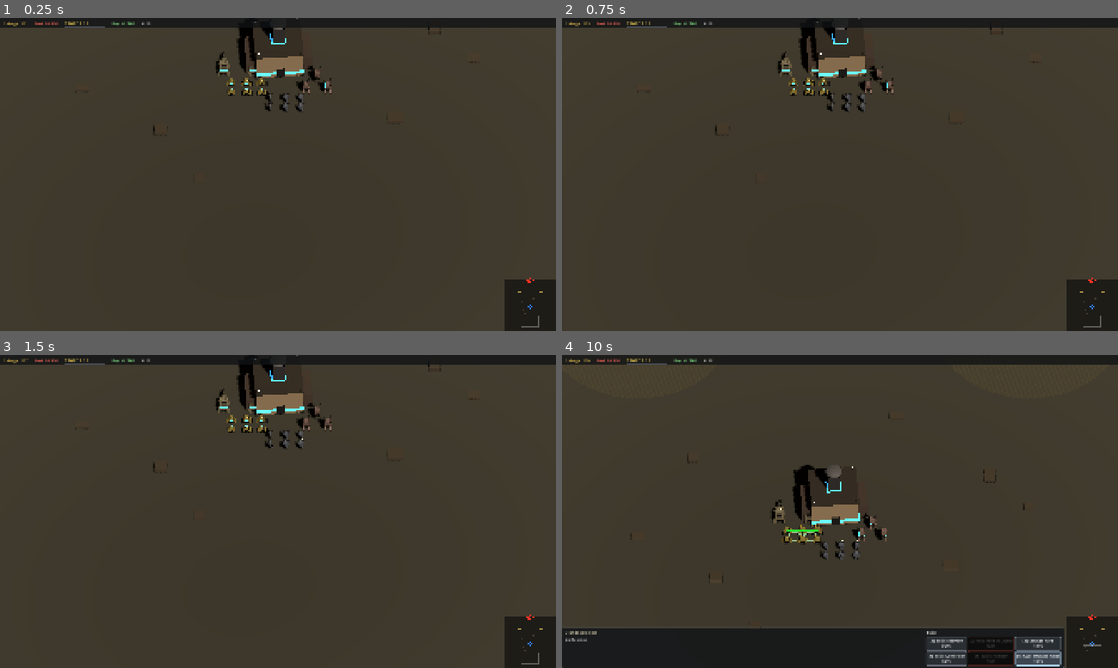
Above: before the commit, frames 1-4 (two rows, left to right).
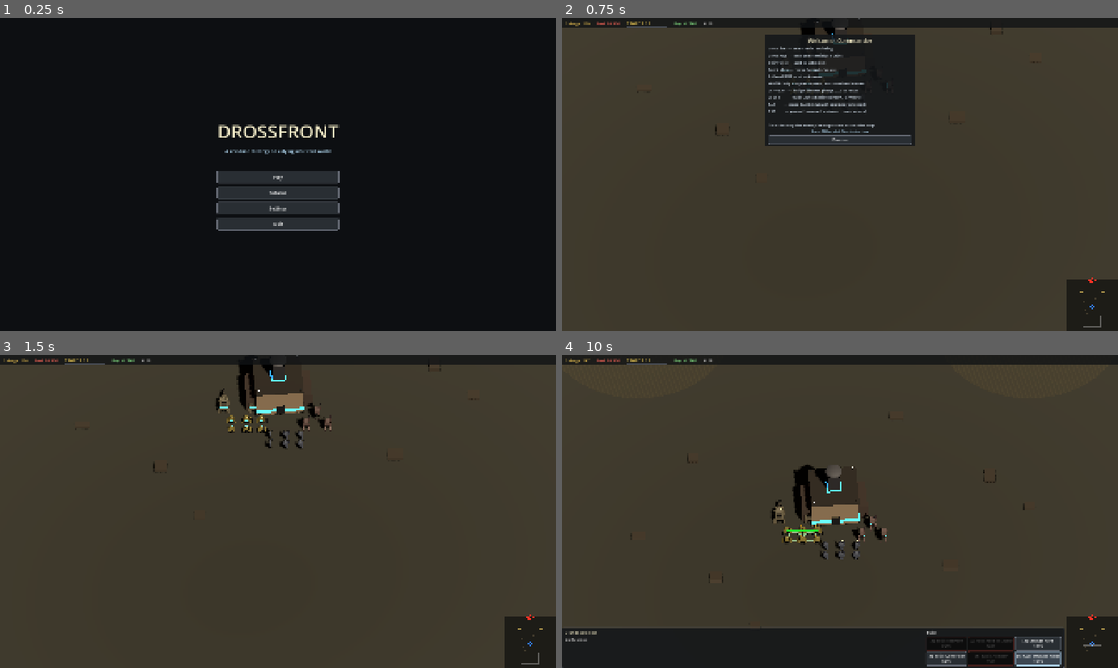
Above: after the commit, the same moments.

Repository: Alkhalim/DrossFront
Game: Godot game, scene res://scenes/main_menu.tscn
Two runs of this game, one before a commit and one after it. Both use one fixed random seed, a clock stepped at 60 frames per second and the inputs below. Before the commit the project starts from res://scenes/test_arena.tscn.
Inputs (mouse positions are in pixels of both pictures, inside the frame that each line leads up to):
- Up to frame 1 (0.25 s): no input
- Up to frame 2 (0.75 s): click (840, 193) at 0.5 s, where only the run after the commit has a clickable "Tutorial"
- Up to frame 3 (1.5 s): click (278, 477) at 1.25 s, where only the run after the commit has a clickable "Dismiss"
- Up to frame 4 (10 s): tap Enter at 2 s; drag from (1090, 642) to (895, 442) at 2.02 s; drag from (728, 527) to (812, 574) at 2.77 s; click "[3] Salvage Yard 120S" at 3.5 s; click "[4] Basic Generator 180S" at 4.25 s; click "[6] Gun Emplacement 150S" at 5 s; click "[3] Salvage Yard 120S" at 5.75 s; click "[4] Basic Generator 180S" at 6.5 s; click "[6] Gun Emplacement 150S" at 7.25 s; click "[3] Salvage Yard 120S" at 8 s; click "[4] Basic Generator 180S" at 8.75 s; click "[6] Gun Emplacement 150S" at 9.5 s

The runs differ from the first frame. In frame 1, 91% of the frame differs, in the area x 0-100%, y 0-100%; in frame 2, 8.2%; in frame 3, less than 0.1%; in frame 4, 0.4%.

Commit message:
Main menu, difficulty selection, tutorial overlay
- New MatchSettings autoload (scripts/match_settings.gd) carries the
  difficulty (EASY/NORMAL/HARD) and tutorial_mode flag from the menu
  into the match scene. Exposes get_ai_economy_multiplier() and
  get_ai_aggression_multiplier() helpers.
- New main_menu scene + script. Builds its UI in code with a dark-steel
  mini-theme matching the in-game HUD. Title block, four primary
  buttons (Play / Tutorial / Settings / Quit), plus two sub-panels:
  - Difficulty: three buttons (Easy / Normal / Hard) with descriptive
    blurbs, then jumps into the test arena via change_scene_to_file.
  - Settings: master volume slider bound to the audio bus.
- project.godot: main_scene swapped from test_arena to main_menu.tscn,
  MatchSettings registered as autoload.
- AIController reads MatchSettings on _enter_tree and caches econ +
  aggression multipliers. Trickle salvage scales with econ_mul; wave
  size and the army-state timeout scale with agg_mul. Easy starves
  the AI a bit; Hard pushes faster and bigger.
- HUD shows a tutorial cheat-sheet overlay (anchored top-center, list
  of key controls) when MatchSettings.tutorial_mode is true. Dismissed
  with TAB or its Dismiss button.
- Pause overlay gains a "Return to Main Menu" button.
- Match-end victory/defeat screen gains a "Main Menu" button alongside
  Restart so the player can pick a different difficulty between runs.

Co-Authored-By: Claude Opus 4.7 (1M context) <noreply@anthropic.com>

Diff:
--- a/project.godot
+++ b/project.godot
@@ -13,9 +13,13 @@
 config/name="Drossfront"
 config/description="Real-time strategy game set on Kethara, a dying industrial world."
 config/tags=PackedStringArray("rts", "strategy")
-run/main_scene="res://scenes/test_arena.tscn"
+run/main_scene="res://scenes/main_menu.tscn"
 config/features=PackedStringArray("4.6")
 config/icon="res://icon.svg"
+
+[autoload]
+
+MatchSettings="*res://scripts/match_settings.gd"
 
 [display]
 
--- /dev/null
+++ b/scenes/main_menu.tscn
@@ -0,0 +1,10 @@
+[gd_scene load_steps=2 format=3]
+
+[ext_resource type="Script" path="res://scripts/main_menu.gd" id="1"]
+
+[node name="MainMenu" type="Control"]
+layout_mode = 3
+anchors_preset = 15
+anchor_right = 1.0
+anchor_bottom = 1.0
+script = ExtResource("1")
--- a/scripts/ai_controller.gd
+++ b/scripts/ai_controller.gd
@@ -35,6 +35,19 @@
 
 var _salvage_accumulator: float = 0.0
 
+## Cached difficulty multipliers from the MatchSettings autoload (defaults to
+## Normal if the autoload isn't present, e.g. when running the test arena
+## scene directly from the editor).
+var _econ_mul: float = 1.0
+var _agg_mul: float = 1.0
+
+
+func _enter_tree() -> void:
+	var settings: Node = get_node_or_null("/root/MatchSettings")
+	if settings:
+		_econ_mul = settings.get_ai_economy_multiplier()
+		_agg_mul = settings.get_ai_aggression_multiplier()
+
 
 func _ready() -> void:
 	call_deferred("_setup")
@@ -68,9 +81,10 @@
 		_hq_destroyed = true
 		return
 
-	# Passive income
+	# Passive income — scaled by difficulty's economy multiplier so Easy
+	# starves the AI a bit and Hard makes it tech up faster.
 	if _ai_resource_manager and _ai_resource_manager.has_method("add_salvage"):
-		_salvage_accumulator += AI_SALVAGE_TRICKLE * delta
+		_salvage_accumulator += AI_SALVAGE_TRICKLE * _econ_mul * delta
 		if _salvage_accumulator >= 1.0:
 			var trickle: int = int(_salvage_accumulator)
 			_salvage_accumulator -= float(trickle)
@@ -128,8 +142,11 @@
 	if _wave_count >= 2 and is_instance_valid(_adv_foundry):
 		_try_queue_at(_adv_foundry)
 
-	var wave_size: int = INITIAL_WAVE_SIZE + _wave_count * 2
-	if _units.size() >= wave_size or _state_timer >= ARMY_DURATION:
+	# Wave size scales with the aggression multiplier — Hard sends bigger
+	# pushes, Easy sends fewer units before attacking.
+	var base_wave: float = float(INITIAL_WAVE_SIZE + _wave_count * 2) * _agg_mul
+	var wave_size: int = maxi(int(round(base_wave)), 2)
+	if _units.size() >= wave_size or _state_timer >= ARMY_DURATION / _agg_mul:
 		_state = AIState.ATTACK
 		_state_timer = 0.0
 
--- a/scripts/hud.gd
+++ b/scripts/hud.gd
@@ -68,6 +68,69 @@
 	_build_pause_overlay()
 	_build_power_widget()
 
+	# Tutorial overlay — shown only when the player launched via the Tutorial
+	# button on the main menu. Dismisses with TAB or its own close button.
+	var settings: Node = get_node_or_null("/root/MatchSettings")
+	if settings and settings.get("tutorial_mode"):
+		_build_tutorial_overlay()
+
+
+func _build_tutorial_overlay() -> void:
+	var overlay := PanelContainer.new()
+	overlay.set_anchors_and_offsets_preset(Control.PRESET_CENTER_TOP)
+	overlay.position = Vector2(-260, 56)
+	overlay.custom_minimum_size = Vector2(520, 0)
+	overlay.process_mode = Node.PROCESS_MODE_ALWAYS
+	add_child(overlay)
+
+	var inner := VBoxContainer.new()
+	inner.add_theme_constant_override("separation", 4)
+	overlay.add_child(inner)
+
+	var title := Label.new()
+	title.text = "Welcome, Commander"
+	title.add_theme_font_size_override("font_size", 20)
+	title.add_theme_color_override("font_color", Color(0.95, 0.92, 0.78, 1.0))
+	title.horizontal_alignment = HORIZONTAL_ALIGNMENT_CENTER
+	inner.add_child(title)
+
+	var lines: PackedStringArray = PackedStringArray([
+		"Left click  — select unit / building",
+		"Left drag   — box-select multiple units",
+		"Shift+click — add to selection",
+		"Right click — move / attack / assist",
+		"A then RMB  — attack-move",
+		"WASD / edge — pan camera, mouse wheel zooms",
+		"Ctrl+0..9   — assign control group, 0..9 to recall",
+		"Q W E       — train units (basic foundry / armory)",
+		"1..7        — place buildings (with engineer selected)",
+		"ESC         — pause (resume + volume + main menu)",
+		"",
+		"Goal: destroy the enemy headquarters across the map.",
+	])
+	for line: String in lines:
+		var lbl := Label.new()
+		lbl.text = line
+		lbl.add_theme_font_size_override("font_size", 14)
+		lbl.add_theme_color_override("font_color", Color(0.85, 0.9, 0.95, 1.0))
+		inner.add_child(lbl)
+
+	var hint := Label.new()
+	hint.text = "Press TAB or click Dismiss to close"
+	hint.add_theme_font_size_override("font_size", 12)
+	hint.add_theme_color_override("font_color", Color(0.7, 0.85, 0.95, 1.0))
+	hint.horizontal_alignment = HORIZONTAL_ALIGNMENT_CENTER
+	inner.add_child(hint)
+
+	var close_btn := Button.new()
+	close_btn.text = "Dismiss"
+	close_btn.custom_minimum_size = Vector2(120, 30)
+	close_btn.pressed.connect(func() -> void: overlay.queue_free())
+	inner.add_child(close_btn)
+
+	# Cache so the TAB handler can free it.
+	set_meta("tutorial_overlay", overlay)
+
 
 func _build_power_widget() -> void:
 	## Replace the bare PowerLabel with a small column: numeric label on top,
@@ -127,6 +190,14 @@
 		if key.pressed and not key.echo and key.keycode == KEY_ESCAPE:
 			_toggle_pause()
 			get_viewport().set_input_as_handled()
+		elif key.pressed and not key.echo and key.keycode == KEY_TAB:
+			# TAB toggles / dismisses the tutorial overlay.
+			if has_meta("tutorial_overlay"):
+				var overlay: Node = get_meta("tutorial_overlay")
+				if is_instance_valid(overlay):
+					overlay.queue_free()
+				remove_meta("tutorial_overlay")
+				get_viewport().set_input_as_handled()
 
 
 func _toggle_pause() -> void:
@@ -190,7 +261,24 @@
 	vol_slider.process_mode = Node.PROCESS_MODE_ALWAYS
 	vbox.add_child(vol_slider)
 
+	# Spacer + return-to-menu button.
+	var menu_spacer := Control.new()
+	menu_spacer.custom_minimum_size = Vector2(0, 14)
+	vbox.add_child(menu_spacer)
+
+	var menu_btn := Button.new()
+	menu_btn.text = "Return to Main Menu"
+	menu_btn.custom_minimum_size = Vector2(220, 36)
+	menu_btn.process_mode = Node.PROCESS_MODE_ALWAYS
+	menu_btn.pressed.connect(_on_return_to_menu)
+	vbox.add_child(menu_btn)
+
 	_pause_overlay = overlay
+
+
+func _on_return_to_menu() -> void:
+	get_tree().paused = false
+	get_tree().change_scene_to_file("res://scenes/main_menu.tscn")
 
 
 func _on_volume_changed(db: float) -> void:
--- /dev/null
+++ b/scripts/main_menu.gd
@@ -0,0 +1,242 @@
+extends Control
+## Main menu — entry point of the game. Lets the player pick difficulty,
+## start a tutorial run, adjust settings, or quit. Builds its UI in code so
+## the .tscn stays minimal.
+
+const ARENA_SCENE: String = "res://scenes/test_arena.tscn"
+
+const COLOR_TITLE := Color(0.95, 0.92, 0.78, 1.0)
+const COLOR_SUBTITLE := Color(0.55, 0.95, 0.55, 1.0)
+const COLOR_HINT := Color(0.7, 0.85, 0.95, 1.0)
+const COLOR_PANEL_BG := Color(0.08, 0.09, 0.10, 0.92)
+
+var _root_vbox: VBoxContainer = null
+var _main_buttons: VBoxContainer = null
+var _difficulty_panel: VBoxContainer = null
+var _settings_panel: VBoxContainer = null
+
+
+func _ready() -> void:
+	_apply_theme()
+	_build_layout()
+	_show_main()
+
+
+func _apply_theme() -> void:
+	## Mini-theme matching the in-game HUD (dark steel + green/gold accents).
+	var theme_res := Theme.new()
+	theme_res.set_default_font_size(16)
+
+	var btn_normal := StyleBoxFlat.new()
+	btn_normal.bg_color = Color(0.16, 0.18, 0.20, 1.0)
+	btn_normal.border_color = Color(0.4, 0.42, 0.46, 1.0)
+	btn_normal.set_border_width_all(1)
+	btn_normal.corner_radius_top_left = 4
+	btn_normal.corner_radius_top_right = 4
+	btn_normal.corner_radius_bottom_left = 4
+	btn_normal.corner_radius_bottom_right = 4
+	btn_normal.content_margin_left = 12
+	btn_normal.content_margin_right = 12
+	btn_normal.content_margin_top = 8
+	btn_normal.content_margin_bottom = 8
+
+	var btn_hover := btn_normal.duplicate() as StyleBoxFlat
+	btn_hover.bg_color = Color(0.24, 0.28, 0.32, 1.0)
+	btn_hover.border_color = Color(0.7, 0.85, 0.95, 1.0)
+
+	var btn_pressed := btn_normal.duplicate() as StyleBoxFlat
+	btn_pressed.bg_color = Color(0.12, 0.14, 0.16, 1.0)
+	btn_pressed.border_color = Color(0.95, 0.78, 0.32, 1.0)
+
+	theme_res.set_stylebox("normal", "Button", btn_normal)
+	theme_res.set_stylebox("hover", "Button", btn_hover)
+	theme_res.set_stylebox("pressed", "Button", btn_pressed)
+	theme_res.set_stylebox("focus", "Button", btn_hover)
+	theme_res.set_color("font_color", "Button", Color(0.95, 0.95, 0.95, 1.0))
+
+	theme = theme_res
+
+
+func _build_layout() -> void:
+	# Dark backdrop covering the screen.
+	var bg := ColorRect.new()
+	bg.set_anchors_and_offsets_preset(Control.PRESET_FULL_RECT)
+	bg.color = Color(0.05, 0.06, 0.07, 1.0)
+	bg.mouse_filter = Control.MOUSE_FILTER_IGNORE
+	add_child(bg)
+
+	# Centered column.
+	var center := CenterContainer.new()
+	center.set_anchors_and_offsets_preset(Control.PRESET_FULL_RECT)
+	add_child(center)
+
+	_root_vbox = VBoxContainer.new()
+	_root_vbox.add_theme_constant_override("separation", 14)
+	_root_vbox.alignment = BoxContainer.ALIGNMENT_CENTER
+	center.add_child(_root_vbox)
+
+	# Title block.
+	var title := Label.new()
+	title.text = "DROSSFRONT"
+	title.add_theme_font_size_override("font_size", 64)
+	title.add_theme_color_override("font_color", COLOR_TITLE)
+	title.horizontal_alignment = HORIZONTAL_ALIGNMENT_CENTER
+	_root_vbox.add_child(title)
+
+	var subtitle := Label.new()
+	subtitle.text = "A real-time strategy on a dying industrial world"
+	subtitle.add_theme_font_size_override("font_size", 16)
+	subtitle.add_theme_color_override("font_color", COLOR_HINT)
+	subtitle.horizontal_alignment = HORIZONTAL_ALIGNMENT_CENTER
+	_root_vbox.add_child(subtitle)
+
+	# Spacer
+	var spacer := Control.new()
+	spacer.custom_minimum_size = Vector2(0, 28)
+	_root_vbox.add_child(spacer)
+
+	_build_main_buttons()
+	_build_difficulty_panel()
+	_build_settings_panel()
+
+
+func _build_main_buttons() -> void:
+	_main_buttons = VBoxContainer.new()
+	_main_buttons.add_theme_constant_override("separation", 10)
+	_main_buttons.alignment = BoxContainer.ALIGNMENT_CENTER
+	_root_vbox.add_child(_main_buttons)
+
+	for entry: Dictionary in [
+		{ "label": "Play",     "callback": Callable(self, "_on_play_pressed") },
+		{ "label": "Tutorial", "callback": Callable(self, "_on_tutorial_pressed") },
+		{ "label": "Settings", "callback": Callable(self, "_on_settings_pressed") },
+		{ "label": "Quit",     "callback": Callable(self, "_on_quit_pressed") },
+	]:
+		var btn := Button.new()
+		btn.text = entry["label"] as String
+		btn.custom_minimum_size = Vector2(280, 44)
+		btn.pressed.connect(entry["callback"] as Callable)
+		_main_buttons.add_child(btn)
+
+
+func _build_difficulty_panel() -> void:
+	_difficulty_panel = VBoxContainer.new()
+	_difficulty_panel.add_theme_constant_override("separation", 10)
+	_difficulty_panel.alignment = BoxContainer.ALIGNMENT_CENTER
+	_difficulty_panel.visible = false
+	_root_vbox.add_child(_difficulty_panel)
+
+	var heading := Label.new()
+	heading.text = "Choose Difficulty"
+	heading.add_theme_font_size_override("font_size", 22)
+	heading.add_theme_color_override("font_color", COLOR_SUBTITLE)
+	heading.horizontal_alignment = HORIZONTAL_ALIGNMENT_CENTER
+	_difficulty_panel.add_child(heading)
+
+	for entry: Dictionary in [
+		{ "label": "Easy",   "value": MatchSettingsClass.Difficulty.EASY,   "blurb": "Slow AI economy, light pressure" },
+		{ "label": "Normal", "value": MatchSettingsClass.Difficulty.NORMAL, "blurb": "Balanced AI" },
+		{ "label": "Hard",   "value": MatchSettingsClass.Difficulty.HARD,   "blurb": "Aggressive AI, faster waves" },
+	]:
+		var btn := Button.new()
+		btn.text = "%s — %s" % [entry["label"], entry["blurb"]]
+		btn.custom_minimum_size = Vector2(360, 44)
+		btn.pressed.connect(_on_difficulty_chosen.bind(entry["value"]))
+		_difficulty_panel.add_child(btn)
+
+	var back := Button.new()
+	back.text = "Back"
+	back.custom_minimum_size = Vector2(160, 36)
+	back.pressed.connect(_show_main)
+	_difficulty_panel.add_child(back)
+
+
+func _build_settings_panel() -> void:
+	_settings_panel = VBoxContainer.new()
+	_settings_panel.add_theme_constant_override("separation", 10)
+	_settings_panel.alignment = BoxContainer.ALIGNMENT_CENTER
+	_settings_panel.visible = false
+	_root_vbox.add_child(_settings_panel)
+
+	var heading := Label.new()
+	heading.text = "Settings"
+	heading.add_theme_font_size_override("font_size", 22)
+	heading.add_theme_color_override("font_color", COLOR_SUBTITLE)
+	heading.horizontal_alignment = HORIZONTAL_ALIGNMENT_CENTER
+	_settings_panel.add_child(heading)
+
+	var vol_label := Label.new()
+	vol_label.text = "Master Volume"
+	vol_label.add_theme_font_size_override("font_size", 16)
+	vol_label.horizontal_alignment = HORIZONTAL_ALIGNMENT_CENTER
+	_settings_panel.add_child(vol_label)
+
+	var slider := HSlider.new()
+	slider.custom_minimum_size = Vector2(320, 24)
+	slider.min_value = -40.0
+	slider.max_value = 6.0
+	slider.step = 1.0
+	slider.value = AudioServer.get_bus_volume_db(0)
+	slider.value_changed.connect(_on_volume_changed)
+	_settings_panel.add_child(slider)
+
+	var back := Button.new()
+	back.text = "Back"
+	back.custom_minimum_size = Vector2(160, 36)
+	back.pressed.connect(_show_main)
+	_settings_panel.add_child(back)
+
+
+## --- Navigation ---
+
+func _show_main() -> void:
+	_main_buttons.visible = true
+	_difficulty_panel.visible = false
+	_settings_panel.visible = false
+
+
+func _show_difficulty() -> void:
+	_main_buttons.visible = false
+	_difficulty_panel.visible = true
+	_settings_panel.visible = false
+
+
+func _show_settings() -> void:
+	_main_buttons.visible = false
+	_difficulty_panel.visible = false
+	_settings_panel.visible = true
+
+
+## --- Button handlers ---
+
+func _on_play_pressed() -> void:
+	MatchSettings.tutorial_mode = false
+	_show_difficulty()
+
+
+func _on_tutorial_pressed() -> void:
+	MatchSettings.tutorial_mode = true
+	# Tutorial always runs on Easy so new players aren't crushed while reading.
+	MatchSettings.difficulty = MatchSettingsClass.Difficulty.EASY
+	_start_match()
+
+
+func _on_settings_pressed() -> void:
+	_show_settings()
+
+
+func _on_quit_pressed() -> void:
+	get_tree().quit()
+
+
+func _on_difficulty_chosen(diff: int) -> void:
+	MatchSettings.difficulty = diff
+	_start_match()
+
+
+func _on_volume_changed(db: float) -> void:
+	AudioServer.set_bus_volume_db(0, db)
+
+
+func _start_match() -> void:
+	get_tree().change_scene_to_file(ARENA_SCENE)
--- a/scripts/match_manager.gd
+++ b/scripts/match_manager.gd
@@ -112,9 +112,16 @@
 	# Restart button
 	var restart_btn := Button.new()
 	restart_btn.text = "Restart"
-	restart_btn.custom_minimum_size = Vector2(200, 50)
+	restart_btn.custom_minimum_size = Vector2(220, 44)
 	restart_btn.pressed.connect(_on_restart)
 	vbox.add_child(restart_btn)
+
+	# Main Menu button — return to the lobby for a fresh map / difficulty pick.
+	var menu_btn := Button.new()
+	menu_btn.text = "Main Menu"
+	menu_btn.custom_minimum_size = Vector2(220, 44)
+	menu_btn.pressed.connect(_on_main_menu)
+	vbox.add_child(menu_btn)
 
 	# Pause the game
 	get_tree().paused = true
@@ -124,3 +131,8 @@
 func _on_restart() -> void:
 	get_tree().paused = false
 	get_tree().reload_current_scene()
+
+
+func _on_main_menu() -> void:
+	get_tree().paused = false
+	get_tree().change_scene_to_file("res://scenes/main_menu.tscn")
--- /dev/null
+++ b/scripts/match_settings.gd
@@ -0,0 +1,37 @@
+class_name MatchSettingsClass
+extends Node
+## Autoload that carries the player's lobby choices (difficulty, tutorial)
+## from the main menu into the match scene. Registered in project.godot
+## as `MatchSettings` so any node can read e.g. `MatchSettings.difficulty`.
+
+enum Difficulty { EASY, NORMAL, HARD }
+
+## Picked on the main menu before launching a match.
+var difficulty: Difficulty = Difficulty.NORMAL
+## True when the player launched via the Tutorial button — the HUD shows a
+## controls overlay on first load.
+var tutorial_mode: bool = false
+
+
+func get_difficulty_label() -> String:
+	match difficulty:
+		Difficulty.EASY: return "Easy"
+		Difficulty.HARD: return "Hard"
+		_: return "Normal"
+
+
+## Scales the AI's passive salvage trickle and unit costs effectively.
+func get_ai_economy_multiplier() -> float:
+	match difficulty:
+		Difficulty.EASY: return 0.6
+		Difficulty.HARD: return 1.6
+		_: return 1.0
+
+
+## Scales how many units the AI sends per wave and how quickly it shifts
+## from economy → army → attack states.
+func get_ai_aggression_multiplier() -> float:
+	match difficulty:
+		Difficulty.EASY: return 0.7
+		Difficulty.HARD: return 1.4
+		_: return 1.0
